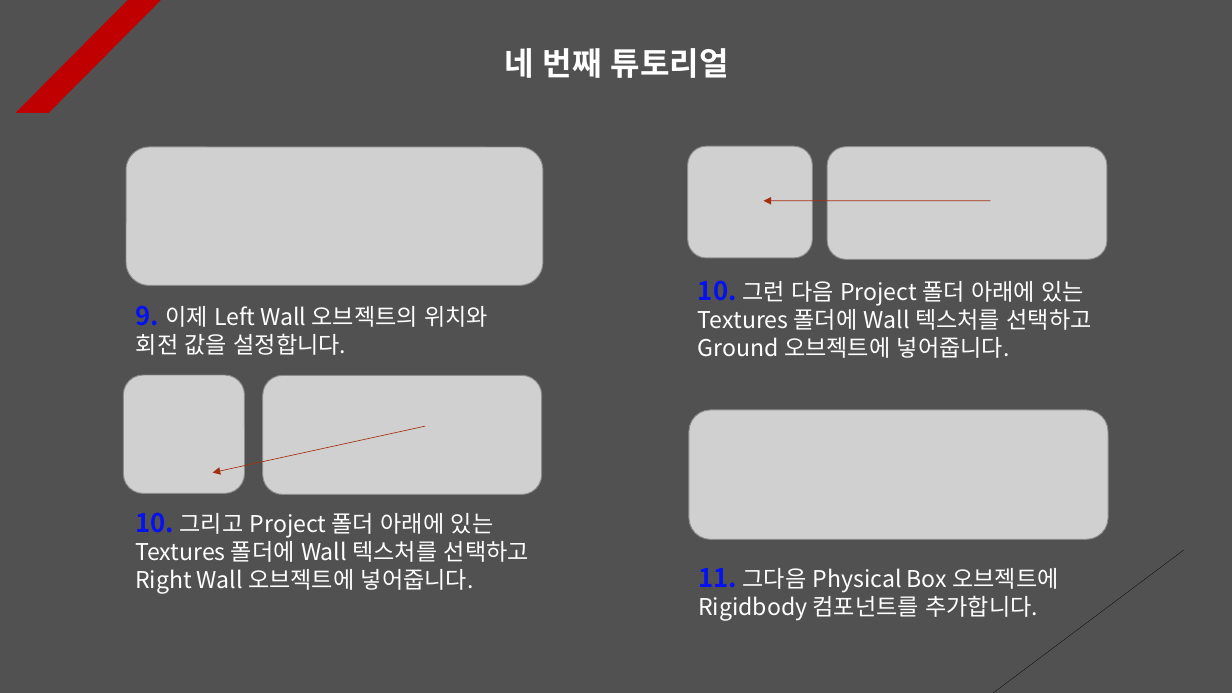
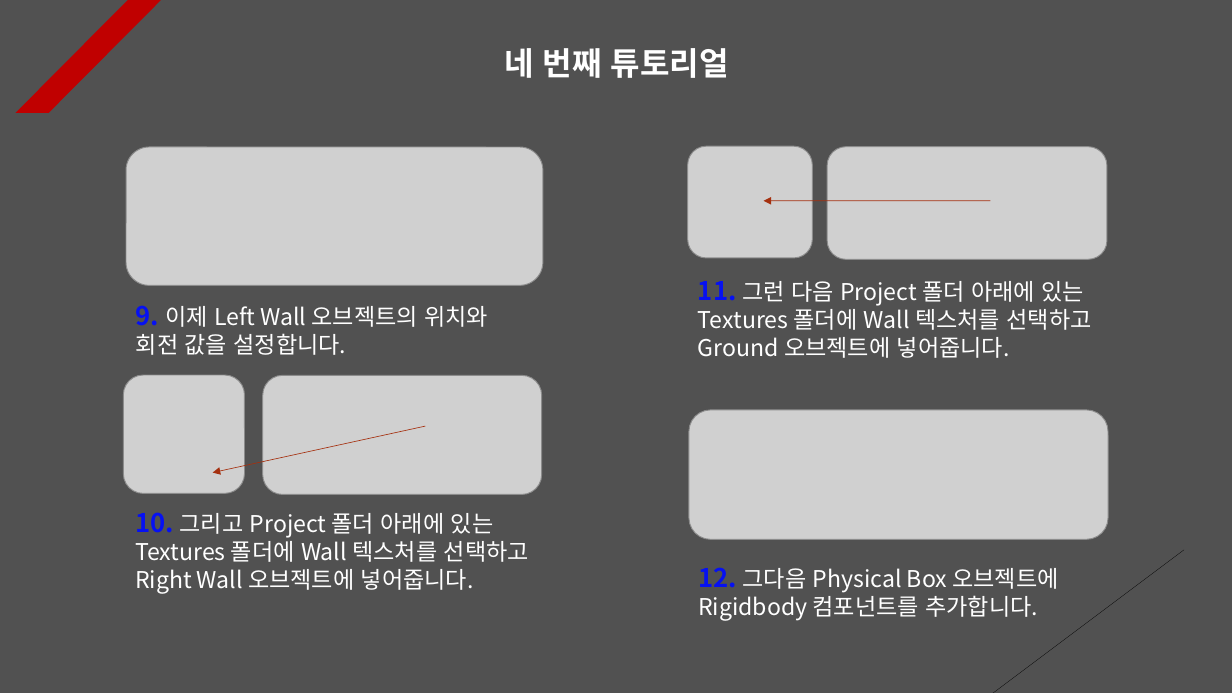
Before and after one commit to Unity2033/3D-UnityEngine, a slide deck: slide 4 of Assets/Class/Mouse Function/PPT Data/Mouse Example.pptx. Drawn at 1232x693 pixels with LibreOffice and Linux fonts; fonts in the diff are those of the drawing; grey boxes stand for pictures. Boxes give left, top, right and bottom in pixels: in the first picture for what was removed or moved away, otherwise in the second. Text is boxed around its words. In the diff, an @@ line names an element or a change of style, - is before the commit and + after.

```diff
--- a/Assets/Class/Mouse Function/PPT Data/Mouse Example.pptx
+++ b/Assets/Class/Mouse Function/PPT Data/Mouse Example.pptx
@@ text at [698, 281, 1092, 358]: text changed @@
-10. 그런 다음 Project 폴더 아래에 있는 Textures 폴더에 Wall 텍스처를 선택하고 Ground 오브젝트에 넣어줍니다.
+11. 그런 다음 Project 폴더 아래에 있는 Textures 폴더에 Wall 텍스처를 선택하고 Ground 오브젝트에 넣어줍니다.
@@ text at [698, 567, 1058, 621]: text changed @@
-11. 그다음 Physical Box 오브젝트에 Rigidbody 컴포넌트를 추가합니다.
+12. 그다음 Physical Box 오브젝트에 Rigidbody 컴포넌트를 추가합니다.
```
Also in this commit, not shown: 7 other slides changed, 3 slides added, 22 other files.
